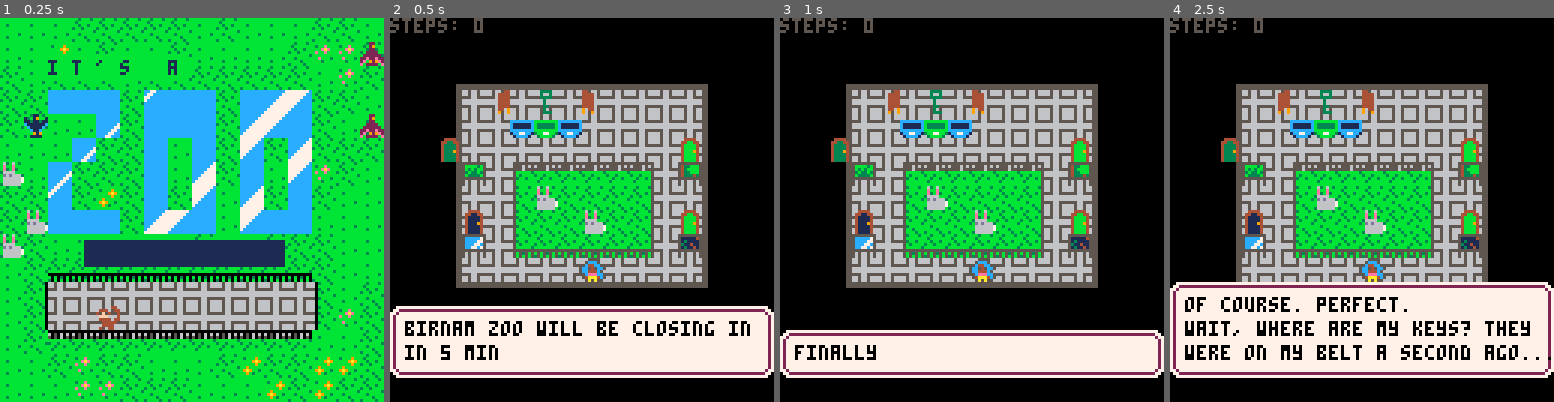
Above: before the commit, frames 1-4 (left to right).
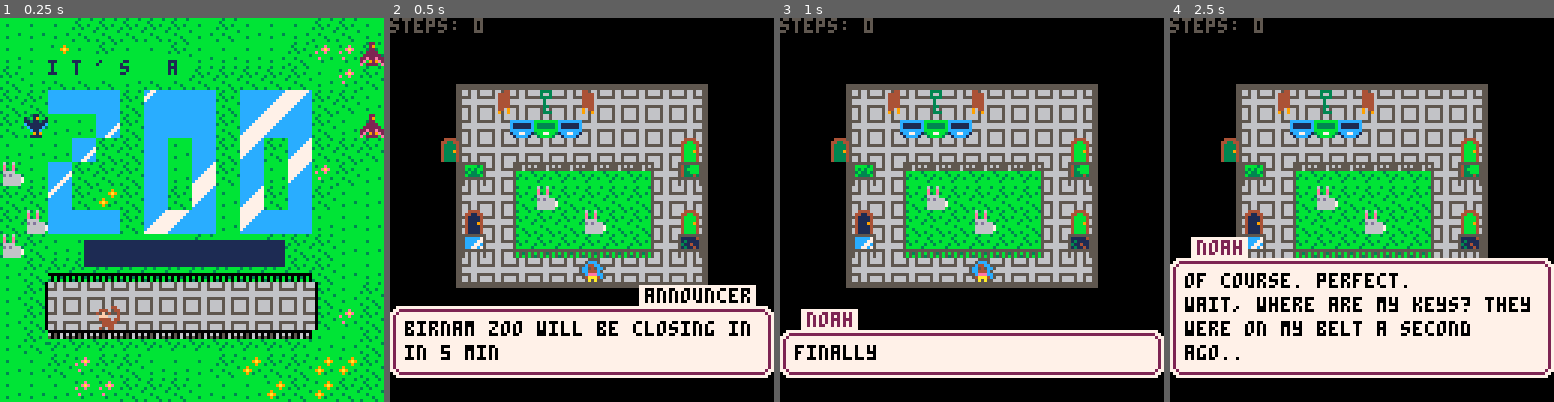
Above: after the commit, the same moments.

Repository: avalkyrie/zoo-game
Game: PICO-8 cartridge zoo.p8
Two runs of this game, one before a commit and one after it. Both use one fixed random seed, a clock stepped at 60 frames per second and the inputs below.
Inputs:
- Up to frame 1 (0.25 s): no input
- Up to frame 2 (0.5 s): tap X (X key) at 0.33 s
- Up to frame 3 (1 s): tap O (Z key) at 0.7 s
- Up to frame 4 (2.5 s): tap X (X key) at 1.07, 1.85 s; hold Right 1.6-2.1 s; tap O (Z key) at 1.7, 2.1 s; hold Up 2.15-2.42 s; hold Right from 2.47 s (still down)

Frame 1 is identical in both runs. In frame 2, 1.1% of the frame differs, in the area x 64-96%, y 69-75%; in frame 3, 0.8%; in frame 4, 11%, in the area x 0-100%, y 57-90%.

Commit message:
Update dialog to fit in dialog boxes, add boss dialog box and radio animation, add end screen animations.

Diff:
--- a/zoo.p8
+++ b/zoo.p8
@@ -101,8 +101,12 @@
 dialog = {}
 dialogindex = 1
 hasplayedintro = false
+hasplayedkey = false
+hasplayedoutro = false
 
 dialogbox = {
+	radioon = 214,
+	radiooff = 215,
 	bcorner = 245,
 	bcornerarrow = 244,
 	bside = 246,
@@ -222,43 +226,44 @@
 		aa(animals, index.rabbit, {4,5,6,6})
 
 		dialog[introphase] = {
-{"birnam zoo will be closing in\n",
+{"announcer","birnam zoo will be closing in\n",
 "in 5 min"},
 
-{"finally"},
-
-{"closing time. i hope you had a\n",
+{"noah", "finally"},
+
+{"noah", "closing time. i hope you had a\n",
 "great time at the zoo!"},
 
-{"mom: now kids, what do you say\n",
+{"mom", "now kids, what do you say\n",
 "to noah the zookeeper for\n",
 "showing us around today?"},
 
-{"kids: thank you noah!"},
-
-{"no problem, see you next time!"},
+{"kids", "thank you noah!"},
+
+{"noah", "no problem, see you next time!"},
 
 --"----------------",
 
-{"i thought this day would never\n",
+{"noah", "i thought this day would never\n",
 "end! i can finally go home."},
 
 --"----------------",
 
-{"note on door: noah, can you\n",
+{"note on door", "noah, can you\n",
 "please lock the office when\n",
 "you're done? had to leave\n",
 "early. sorry! exhibits should\n",
 "be locked already!\n",
 "                    ~karen"},
 
-{"of course. perfect.\n",
+{"noah", "of course. perfect.\n",
 "wait, where are my keys? they\n",
-"were on my belt a second ago..."},
+"were on my belt a second\n",
+"ago.."},
 
 --"----------------",
 
-{"mackers has them! you stupid\n",
+{"noah", "mackers has them! you stupid\n",
 "monkey, come back here!"},
 
 --"----------------",
@@ -266,7 +271,7 @@
 
 }
 		dialog[keyitemphase] = {
-{"the key to the west garden!\n",
+{"noah", "the key to the west garden!\n",
 "now if i can find mackers...",}
 }
 		--dialog[outrophase] = {}
@@ -290,11 +295,11 @@
 		sprites[2][5] = index.key
 
 		dialog[introphase] = {
-{"wait! at least he dropped the\n",
+{"noah", "wait! at least he dropped the\n",
 "rainforest key before he left."}
 }
 		dialog[keyitemphase] = {
-{"the key! guess i can go\n",
+{"noah", "the key! guess i can go\n",
 "back or mess around here for\n",
 "a bit..."}
 }
@@ -316,7 +321,7 @@
 
 
 		dialog[introphase] = {
-{"that snake doesn't look\n",
+{"noah", "that snake doesn't look\n",
 "very friendly..."}
 }
 		dialog[keyitemphase] = {
@@ -354,7 +359,7 @@
 
 
 		dialog[introphase] = {
-{"mackers, when did you learn to\n",
+{"noah", "mackers, when did you learn to\n",
 "scuba dive?"}
 }
 		dialog[keyitemphase] = {
@@ -386,17 +391,19 @@
 
 
 		dialog[introphase] = {
-{"noah? do you copy? noah?"},
-{"karen? i'm a bit underwater\n",
+{"karen", "noah? do you copy? noah?"},
+{"noah", "karen? i'm a bit underwater",
 "at the moment..."},
-{"you in the aquarium? perfect!"},
-{"the schools of fish passed all\n",
-"their tests today!"},
-{"can you make sure they graduate\n",
-"before you leave? thx!"},
-{"can't it wait till tmrw? karen?"},
-{"karen?"},
-{"oh, well, i'm here anyway..."},
+{"karen", "you in the aquarium?",
+"perfect!"},
+{"karen", "the schools of fish passed",
+"all their tests today!"},
+{"karen", "can you make sure they",
+"graduate before you leave?",
+"thx!"},
+{"noah", "can't it wait till tomorrow?", "karen?"},
+{"noah", "karen?"},
+{"noah", "oh, well, i'm here anyway..."},
 }
 		dialog[keyitemphase] = {
 
@@ -415,7 +422,7 @@
 		aa(animals, index.dpenguin, {3,1,4,1,5,1})
 
 		dialog[introphase] = {
-{"stop monkeying around,\n",
+{"noah", "stop monkeying around,\n",
 "the ice is slippery!",}
 }
 		dialog[keyitemphase] = {
@@ -440,28 +447,29 @@
 		animals[3][5] = index.fwhale
 
 		dialog[introphase] = {
-{"i need this day to be over."},
-{"where is that %&$# monkey?"},
-{"noah? are you still at the zoo?"},
-{"yes, karen. i haven't left yet.\n",
+{"noah", "i need this day to be over."},
+{"noah", "where is that %$\x8f#\x92 monkey?"},
+{"karen", "noah? are you still at the", "zoo?"},
+{"noah", "yes, karen."},
+{"noah", "i haven't left yet.",
 "i'm just about to leave now-"},
-{"oh, not yet! please make sure\n",
-"the penguins are ready for the\n",
-"evening before you go. they are\n",
-"in the tundra."},
-{"i know where the penguins are,\n",
+{"karen", "oh, not yet! please make",
+"sure the penguins are ready",
+"for the evening before you\n",
+"go. they are in the tundra."},
+{"noah", "i know where the penguins are,\n",
 "karen. i work here."},
-{"great! their bowties are in the\n",
-"tundra too!"},
-{"bowties? where are these\n",
-"penguins going, the opera?\n",
-"karen?"},
+{"karen", "great! their bowties are in\n",
+"the tundra too!"},
+{"noah", "bowties? where are these\n",
+"penguins going, the opera?"},
+{"noah", "karen?"},
 }
 		dialog[keyitemphase] = {
 
 }
 		dialog[outrophase] = {
-{"penguins looking dapper, great.\n",
+{"noah", "penguins looking dapper, great.\n",
 "time to get out of here...wait,\n",
 "where is the door back?"},
 }
@@ -482,59 +490,62 @@
 		aa(blocks, index.block, {1,6,6,7,1,8,7,8,8,8,5,9,9,9,9,10,1,11})
 
 		dialog[introphase] = {
-{"oh no! how did the fire kitsune\n",
-"get out of the mythical creature\n",
-"enclosure! how am i supposed to\n",
-"reach the door?"},
-{"karen? karen! are you there?"},
-{"i'm here! you almost done with\n",
-"those penguins?"},
-{"i don't have time for this, the\n",
-"fire kitsune is in the tundra\n",
-"and i can't get to the door!"},
-{"that's all? well, you just need\n",
-"the pearl, the soul of the\n",
-"kitsune, and to find a way to\n",
-"freeze it in order to-"},
-{"oh, that's it? find the soul of\n",
-"a kitsune and freeze it?"},
-{"thanks karen!"},
+{"noah", "oh no! how did the fire",
+"kitsune escape the mythical",
+"creature enclosure! how am i",
+"supposed to reach the door?"},
+{"noah", "karen? karen! are you there?"},
+{"karen", "i'm here! you almost done",
+"with those penguins?"},
+{"noah", "i don't have time for this,",
+"the fire kitsune is in the",
+"tundra and i can't get to the",
+"door!"},
+{"karen", "that's all? well, you just",
+"need the pearl, the soul of",
+"the kitsune, and to find a",
+"way to freeze it in order",
+"to-"},
+{"noah", "oh, that's it? find the soul",
+"of a kitsune and freeze it?",
+"thanks karen!"},
 }
 		dialog[keyitemphase] = {
 
 }
 		dialog[outrophase] = {
-{"phew! someone else has got to\n",
+{"noah", "phew! someone else has got to\n",
 "thaw that thing out tomorrow.\n",
 "for now, i'm going home!"},
 }
 	elseif (state.lvl == 9) then
 		-- end menu
 		maprect = {96, 0, 16, 16, 0, 0}
-		aa(animals, 236, {5,8}) -- hat bunny
-		aa(animals, 235, {12,8}) -- hat monkey
-		aas(sprites, {217,8,7,218,9,7,233,8,8,234,9,8}) --cake
-		aas(sprites, {243,5,10,242,5,12,241,5,14}) --keys
+		aa(animals, 218, {5,8}) -- hat bunny
+		aa(animals, 217, {12,8}) -- hat monkey
+		aas(sprites, {203,8,7,204,9,7,219,8,8,220,9,8}) --cake
+		aas(blocks, {243,5,10,242,5,12,241,5,14}) --keys
 
 		dialog[introphase] = {
-{"finally,home! i get to enjoy\n",
+{"noah", "finally, home! i get to enjoy\n",
 "the rest of my birthday in\n",
 "peace and quiet!"},
-{"surprise!\n",
+{"karen and coworkers", "surprise!\n",
 "happy birthday!"},
-{"karen? what are you and all the\n",
-"other zookeepers doing here?\n",
-"i thought you left early-"},
-{"we were getting ready for your\n",
+{"noah", "karen? what are you and all\n",
+"the other zookeepers doing\n",
+"here? i thought you left",
+"early-"},
+{"karen and coworkers", "we were getting ready for your\n",
 "party silly. we had to stall!"},
-{"mackers stealing my keys?"},
-{"that was us."},
-{"the fish and the penguins?"},
-{"yup. us too!"},
-{"the fire kitsune?"},
-{"you sound mad..."},
-{"get out."},
-{"the end"},
+{"noah", "mackers stealing my keys?"},
+{"coworkers", "that was us."},
+{"noah", "the fish and the penguins?"},
+{"coworkers", "yup. us too!"},
+{"noah", "the fire kitsune?"},
+{"coworkers", "you sound mad..."},
+{"noah", "get out."},
+{"", "           the end"},
 }
 
 	end
@@ -574,22 +585,30 @@
 	end
 
 	if (state.phase != gamephase) then
-		if (state.phase == introphase and dialog[introphase] == nil) state.phase = gamephase
-		if (state.phase == outrophase and dialog[outrophase] == nil) state.phase = gamephase
-		if (state.phase == keyitemphase and dialog[keyitemphase] == nil) state.phase = gamephase
-
 		if (state.phase == introphase and hasplayedintro == true) then
+			state.phase = gamephase
+			dialogindex = 1
+		elseif (state.phase == keyitemphase and hasplayedkey == true) then
+			state.phase = gamephase
+			dialogindex = 1
+		elseif (state.phase == outrophase and hasplayedoutro == true) then
 			state.phase = gamephase
 			dialogindex = 1
 		elseif (state.phase != gamephase and btnp() > 0) then
 			dialogindex += 1
 
-			if (dialogindex > #dialog[state.phase]) then
+			if (dialog[state.phase] and dialogindex > #dialog[state.phase]) then
 				if (state.phase == introphase) hasplayedintro = true
+				if (state.phase == keyitemphase) hasplayedkey = true
+				if (state.phase == outrophase) hasplayedoutro = true
 				state.phase = gamephase
 				dialogindex = 1
 			end
 		end
+
+--		if (state.phase == introphase and dialog[introphase] == nil) state.phase = gamephase
+--		if (state.phase == outrophase and dialog[outrophase] == nil) state.phase = gamephase
+--		if (state.phase == keyitemphase and dialog[keyitemphase] == nil) state.phase = gamephase
 
 		return
 	end
@@ -703,7 +722,11 @@
 
 	-- did the player win?
 	if (player.x == exit.x and player.y == exit.y) then
-		nextlevel()
+		if (hasplayedoutro or dialog[state.phase] == nil) then
+			nextlevel()
+		else
+			state.phase = outrophase
+		end
 	end
 
 	-- animate map tiles
@@ -752,11 +775,32 @@
 	-- draw map
 	map(maprect[1], maprect[2], maprect[5]*gridsize, maprect[6]*gridsize, maprect[3], maprect[4])
 
+	-- draw dialog
+	if (state.phase != gamephase and dialog[state.phase]) then
+		local d = dialog[state.phase][dialogindex]
+		if (d and d[1] == "karen") then
+			drawbossbox(d)
+		else
+			drawbox(d)
+		end
+	end
+
+	if (state.phase == introphase and dialogindex < 2) return
+
 	-- draw sprites
 	for i=1, dimensions do
 		for j=1, dimensions do
 			sprgrid(sprites[i][j], i, j)
 			sprgrid(animals[i][j], i, j)
+		end
+	end
+
+
+	if (state.phase == introphase) return
+
+	-- draw keys for our names
+	for i=1, dimensions do
+		for j=1, dimensions do
 			sprgrid(blocks[i][j], i, j)
 		end
 	end
@@ -778,10 +822,6 @@
 	print ("ava", x, y, 7)
 	print ("rachel", x, y+16, 7)
 	print ("jessica", x, y+32, 7)
-
-	if (state.phase != gamephase and dialog[state.phase]) then
-		drawbox(dialog[state.phase][dialogindex])
-	end
 
 end
 
@@ -846,24 +886,35 @@
 		if (player.goalneededcount > 0) s = s .. "  " .. player.goaltext .. ": " .. player.goalcount .. "/" .. player.goalneededcount
 		print(s)
 
-	if (state.phase != gamephase and dialog[state.phase] and (state.phase == introphase and hasplayedintro == false)) then
-		drawbox(dialog[state.phase][dialogindex])
+	if (state.phase != gamephase and dialog[state.phase]) then
+		if (state.phase == introphase and hasplayedintro == true) return
+		if (state.phase == keyitemphase and hasplayedkey == true) return
+		if (state.phase == outrophase and hasplayedoutro == true) return
+
+		local d = dialog[state.phase][dialogindex]
+		if (d and d[1] == "karen") then
+			drawbossbox(d)
+		else
+			drawbox(d)
+		end
 	end
 end
 
 function nextlevel()
 	state.lvl += 1
 	hasplayedintro = false
+	hasplayedkey = false
+	hasplayedoutro = false
 	if (state.lvl == 9) state.menu = endmenu
 	_init()
 end
 
 function drawbossbox(sa)
-	drawdialogbox(sa, dialogbox.bcornerarrow, dialogbox.bcorner, dialogbox.bside, dialogbox.btop)
+	drawdialogbox(sa, dialogbox.bcornerarrow, dialogbox.bcorner, dialogbox.bside, dialogbox.btop, true)
 end
 
 function drawbox(sa)
-	drawdialogbox(sa, dialogbox.corner, dialogbox.corner, dialogbox.side, dialogbox.top)
+	drawdialogbox(sa, dialogbox.corner, dialogbox.corner, dialogbox.side, dialogbox.top, false)
 end
 
 -- sound turned off until someone who actually knows sounds can redo them
@@ -872,12 +923,34 @@
 end
 
 -- number of lines to fit, special top left corner, regular corner, side, top
-function drawdialogbox(sa, sc, c, s, t)
-	if (sa == nil) return
+function drawdialogbox(text, sc, c, s, t, isboss)
+	if (text == nil) return
+
 	local xmin = 0
 	local xmax = 15
 	local ymax = 14
-	local ymin = ymax - #sa
+	local ymin = ymax - (#text-1)
+
+	if (isboss) xmin += 1
+	if (isboss) c = sc
+
+	-- noah is left aligned, everyone else is right aligned
+	local namex = xmin
+	if (text[1] != "") then
+		if (text[1] != "noah") then
+			local offset = 128 - (#text[1])*4 - 7
+
+			local bgcolor = 7
+			if (isboss) bgcolor = 10
+
+			rectfill(offset-2, ymin*8-7, 128-7, ymax*8-9, bgcolor)
+			print (text[1], offset, ymin*8-6, 0)
+		else
+			rectfill(xmin*8+7, ymin*8-7, xmin*8 + (#text[1])*4 + 9, ymax*8-1, 7)
+			print (text[1], xmin*8+9, ymin*8-6, 2)
+		end
+	end
+
 
 	for i = xmin, xmax do
 		for j = 0, 15 do
@@ -909,9 +982,15 @@
 
 
 	-- text
-	for i=1, #sa do
-		print (sa[i], xmin*8 + 5, ymin*8+8*(i-1) + 5, 0)
-	end
+	for i=2, #text do
+		print (text[i], xmin*8 + 5, ymin*8+8*(i-2) + 5, 0)
+	end
+
+	-- radio
+	local box = dialogbox.radioon
+	if (tick % 50 < 25) box = dialogbox.radiooff
+	if (isboss) spr(box, 0, (ymin - 1)*8)
+
 end
 
 -- draw sprite with flipping, 0 = none, 1 = x, 2 = y, 3 = x+y
@@ -1881,21 +1960,21 @@
 00f99ff99ffff800000000000900009999999009999000a002000020055755000555550004aaa2c0c55611c0c55611c00000000004aaa4c000555070006660c0
 00f0fff0099988800000000099900998998990999899099900000000009990000095900000a0a80007999c0007999c000000000070a0a00700000070000000c0
 55555555555555555555555555555555004444000044440000000000000000000000000000000044440000000000000000000000000000000000000000000000
-5ccccc755bbbb3b5511111455433bbb5044bb440044114400000000000000000000000000000444444440000000000000000000000000000000000000000d000
-5cccc7755b3b3bb551311115543bbbb504bbbb4004111140ccccccccbbbbbbbb5555555500004444444400000000000000000000000000000000000000dd000d
-5ccc77c553b33b35531141155433bbb504bbbb4004111140c111111cb333333b500000050000444444440000000000000000000000000000000000000d0dd0d0
-5cc77c755b3333b5513114155433343504bbb94004111940c111111cb333333b50000005000044444444000000000000000000000000000000000000dddddd00
-5555555555555555555555555555555504bbbb4004111140ccccccccbbbbbbbb555555550000444444440000000000000000000000000000000000000dddd0d0
-5000000550000005500000055000000504bbbb40041111401cc77cc13bb77bb30557755000004409904400000000000000000000000000000000000000d0000d
-5000000550000005500000055000000504bbbb400411114001cccc1003bbbb3000555500000090099009000000000000000000000000000000000000000d0000
-00444400004444000044440000444400000000000000000000000500000005000000050000000000000000000000000000000000000000000000000000000000
-044bb4400443344004433440044cc440000000000000000000000500aa0005aa000005000000000000000000000000000000000000000000000000000555a500
-04baab40043aa3400433334004cccc400000055555000000055555500aa55aa00055550000000000000000000000000000000000000000000000000000555a00
-04babb40043a33400433334004cccc400000550005500000055050500550505000505500000000000000000000000000000000000000000000000000cc040cc0
-04baab40043aa3400433394004ccc9400000500000500000050505500aa50aa000550500000000000000000000000000000000000000000000000000cc444c00
-04babb40043a33400433334004cccc40000111000bbb000005555550aa5555aa005555000000000000000000000000000000000000000000000000000ceeecc0
-04baab40043aa3400433334004cccc40111151000b5bbbbb05655650056556500056550000000000000000000000000000000000000000000000000004aaa4c0
-04bbbb40043333400433334004cccc4011015cc0335b0b0b05555550055555500055550000000000000000000000000000000000000000000000000000a0a000
+5ccccc755bbbb3b5511111455433bbb5044bb440044114400000000000000000000000000000444444440000000000000900000000000000000000000000d000
+5cccc7755b3b3bb551311115543bbbb504bbbb4004111140ccccccccbbbbbbbb5555555500004444444400000000000090000000000000000000000000dd000d
+5ccc77c553b33b35531141155433bbb504bbbb4004111140c111111cb333333b50000005000044444444000000000000d000000000000000000000000d0dd0d0
+5cc77c755b3333b5513114155433343504bbb94004111940c111111cb333333b50000005000044444444000000000000d00000000000000000000000dddddd00
+5555555555555555555555555555555504bbbb4004111140ccccccccbbbbbbbb555555550000444444440000000eeeeeeeeee00000000000000000000dddd0d0
+5000000550000005500000055000000504bbbb40041111401cc77cc13bb77bb3055775500000440990440000000fffff4fffe000000000000000000000d0000d
+5000000550000005500000055000000504bbbb400411114001cccc1003bbbb300055550000009009900900000004ffffff4fe0000000000000000000000d0000
+004444000044440000444400004444000000000000000000000005000000050000000500000a0440000a0060000fff4fffffe000000000000000000000000000
+044bb4400443344004433440044cc440000000000000000000000500aa0005aa0000050000ee0044000ee060000777777777e00000000000000000000555a500
+04baab40043aa3400433334004cccc400000055555000000055555500aa55aa0005555000eee0004000eee60000ff4fff4ffe000000000000000000000555a00
+04babb40043a33400433334004cccc40000055000550000005505050055050500050550045f54004000666600004fffffff4e0000000000000000000cc040cc0
+04baab40043aa3400433394004ccc9400000500000500000050505500aa50aa0005505000fff00440666d6d007777777777777700000000000000000cc444c00
+04babb40043a33400433334004cccc40000111000bbb000005555550aa5555aa005555000044444076666660006666666666660000000000000000000ceeecc0
+04baab40043aa3400433334004cccc40111151000b5bbbbb05655650056556500056550000444400766666600000000000000000000000000000000004aaa4c0
+04bbbb40043333400433334004cccc4011015cc0335b0b0b05555550055555500055550004404400066666600000000000000000000000000000000000a0a000
 0044440000444400004444000044440010011c5553bb000b00000000000000000000000000000000000000055555555500000000000000000000000000000000
 044cc44004411440044224400440044000000cc0330000000000000000000000000000000000000555555555bbbbbbb500000000000000000000000000000000
 04caac40041aa140042aa2400400004000000c000300000000000000000000000000000555555555bbbbbbb6777bbbb500000000000000000000000000000000
